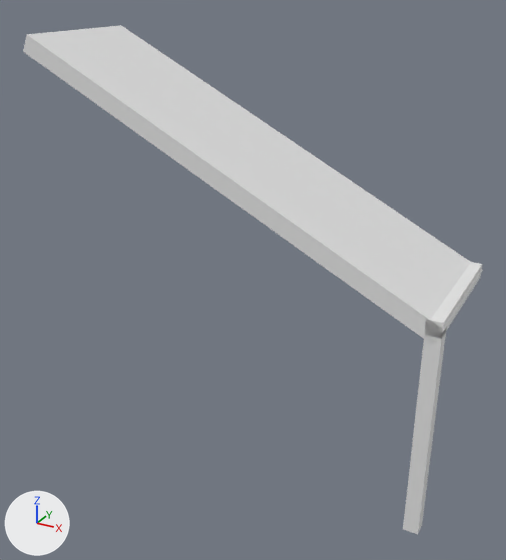
An edit to the FBX model Assets/Models/Tetrominos/Slides/VS11.fbx, drawn before and after from the same camera.
One viewpoint serves both versions: a camera (50 mm lens) standing at (17.26, -3.17, 4.87) and looking at (15.03, 0.89, 2.84). The axes (+X, +Y, +Z) are drawn at lower left. The lights are the same throughout. Where no turn or scale is listed for an object, it has been applied to the vertices.
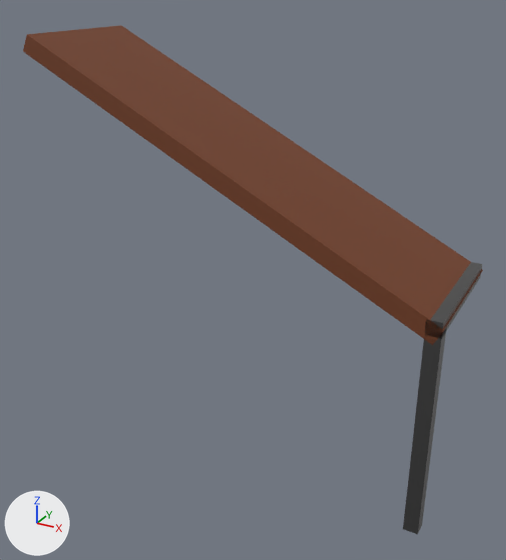
Edits to the scene script, one JSON object a line:
```json
{"op": "add", "block": "mat_wood", "code": ["mat_wood = principled_material('Wood')", "mat_wood.base_color = (0.174, 0.0489, 0.0162)  # brown #743e22", "mat_wood.roughness = 0.673"]}
{"op": "add", "block": "mat_metall", "code": ["mat_metall = principled_material('Metall')", "mat_metall.base_color = (0.135, 0.135, 0.135)  # dark grey #676767", "mat_metall.metallic = 0.85", "mat_metall.roughness = 0.28"]}
{"block": "me_cube_114", "where": "me_cube_114.from_pydata(...)  # 8 vertices, 6 faces; spans x -1.51..1.51, y -0.5..0.5, z -0.79..0.79"}
{"op": "add", "block": "me_cube_114", "code": "me_cube_114.materials.append(mat_wood)  # brown #743e22"}
{"block": "me_cube_109", "where": "me_cube_109.from_pydata(...)  # 8 vertices, 6 faces; spans x -0.05..0.05, y -0.5..0.5, z -0.05..0.05"}
{"op": "add", "block": "me_cube_109", "code": "me_cube_109.materials.append(mat_metall)  # dark grey #676767"}
{"block": "me_cube_113", "where": "me_cube_113.from_pydata(...)  # 8 vertices, 6 faces; spans x -0.05..0.05, y -0.05..0.05, z -0.75..0.75"}
{"op": "add", "block": "me_cube_113", "code": "me_cube_113.materials.append(mat_metall)  # dark grey #676767"}
```

What differs and where, as boxes (x1, y1, x2, y2) in the pictures (506 x 560 px):
```json
{"object": "Cube.090", "change": "recoloured", "before": [23, 25, 483, 344], "after": [23, 25, 483, 344], "on screen": "white to brown"}
{"object": "Cube.089", "change": "recoloured", "before": [403, 328, 447, 534], "after": [403, 328, 447, 534]}
{"object": "Cube.085", "change": "recoloured", "before": [424, 262, 482, 339], "after": [424, 262, 482, 339], "on screen": "white to grey"}
```
